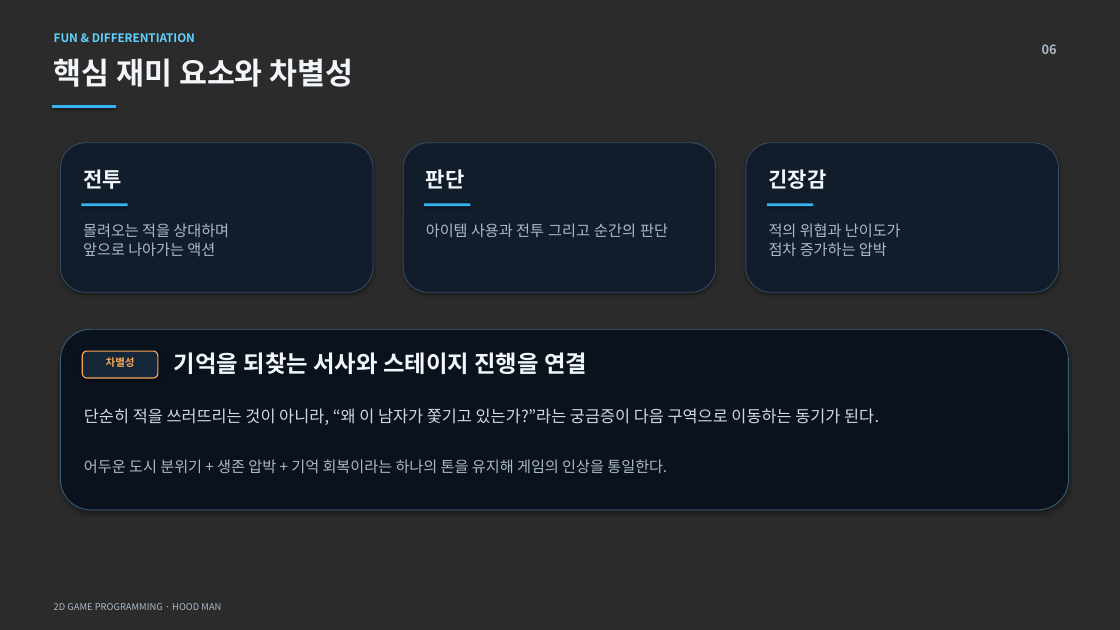
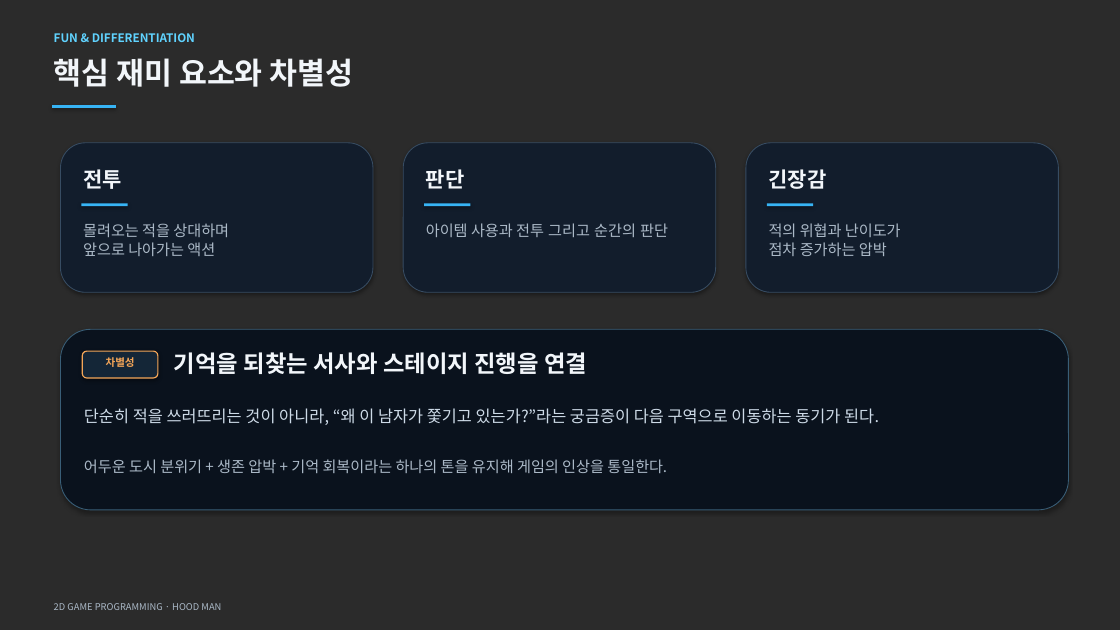
Before and after one commit to 2023180001-Kang/2DPRC, a slide deck: slide 5 of 2023180001_강동수_2D게임프로그래밍_1차발표.pptx. Drawn at 1120x630 pixels with LibreOffice and Linux fonts; fonts in the diff are those of the drawing; background and template pictures are left out; a plain dark background stands for a picture behind light text. Boxes give left, top, right and bottom in pixels: in the first picture for what was removed or moved away, otherwise in the second. Text is boxed around its words. In the diff, an @@ line names an element or a change of style, - is before the commit and + after.

```diff
--- a/2023180001_강동수_2D게임프로그래밍_1차발표.pptx
+++ b/2023180001_강동수_2D게임프로그래밍_1차발표.pptx
@@ text removed at (x1=1042, y1=44, x2=1057, y2=54) @@
-06
```
Also in this commit, not shown: 4 other slides changed.
